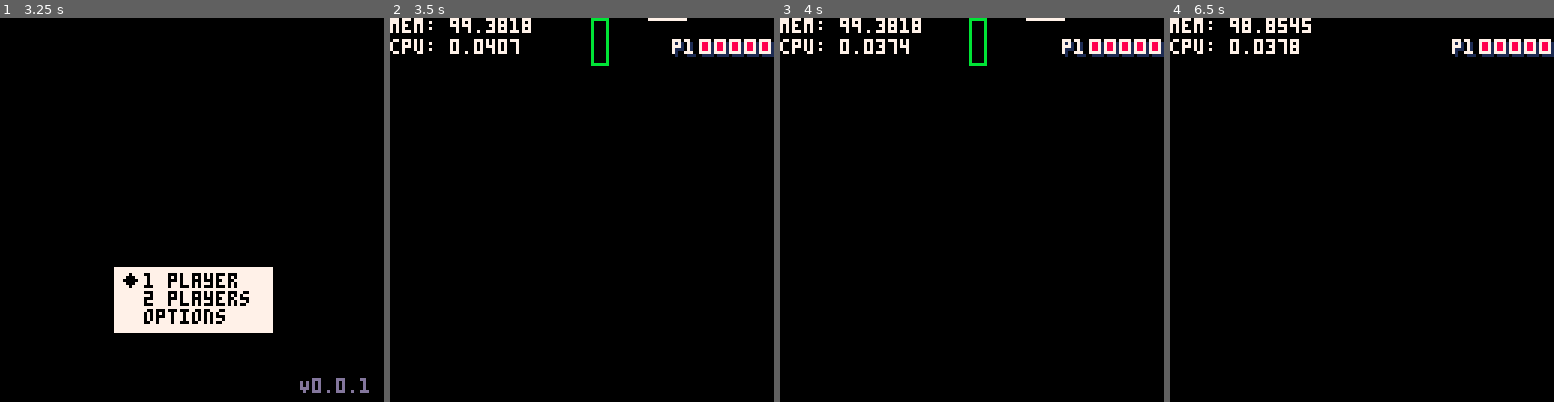
Above: before the commit, frames 1-4 (left to right).
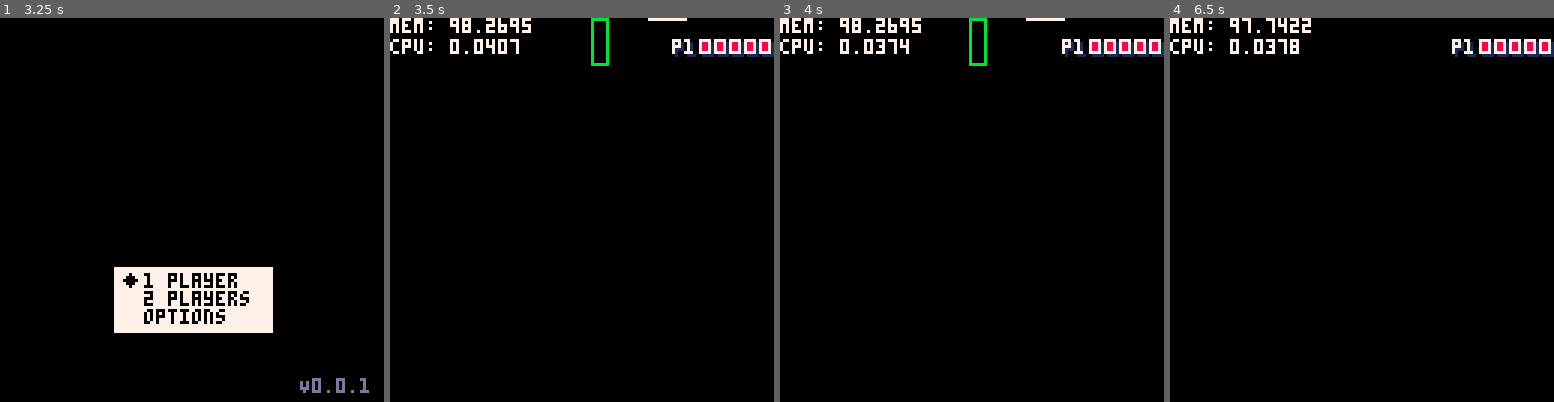
Above: after the commit, the same moments.

Repository: ridgekuhn/pico8-platformer-engine
Game: PICO-8 cartridge src/index.p8
The game is run twice, just before and just after one commit, with the same random seed, the same clock (stepped at 60 frames per second) and the same inputs.
Inputs:
- Up to frame 1 (3.25 s): tap X (X key) at 0.33, 1.07, 1.85, 2.97 s; tap O (Z key) at 0.7, 1.7, 2.1, 2.5, 2.9 s; hold Right 1.6-2.1 s; hold Up 2.15-2.42 s; hold Right 2.47-3.03 s; hold Left from 3.08 s (still down)
- Up to frame 2 (3.5 s): keep holding Left; tap O (Z key) at 3.3 s
- Up to frame 3 (4 s): release Left at 3.58 s; hold Down 3.63-3.97 s; tap O (Z key) at 3.7 s
- Up to frame 4 (6.5 s): hold Right 4.02-4.68 s; tap X (X key) at 4.08, 5.2, 6.32 s; tap O (Z key) every 0.4 s from 4.1 to 6.1 s; hold Up 4.73-5.03 s; hold Left 5.08-5.68 s; hold Down 5.73-6.03 s; hold Right from 6.08 s (still down)

Frame 1 is identical in both runs. In frame 2, 0.1% of the frame differs, in the area x 18-37%, y 0-4%; in frame 3, 0.1%; in frame 4, 0.2%.

Commit message:
Remove inline documentation

Diff:
--- a/src/controllers/actors.lua
+++ b/src/controllers/actors.lua
@@ -1,54 +1,5 @@
 ---actors class controller
 
----update actor state
---
---to use actors:set_state(),
---you will need to write
---your own update_state()
---method for your classes and
---pass it to _update()
---
---@usage
---  function _update()
---    some_class_object:update_state()
---  end
---
---function actors:update_state()
---  if(self.state == 'some_state') then
---    self:some_state()
---  elseif(self.state == 'some_other_state') then
---    self:some_other_state()
---  end
---end
-
----set actor state
---
---sets the actor's new state
---property and runs the
---some_class_object:update_state()
---method. call from within
---individual state methods
---and return out of the
---function.
---
---@usage
---  function some_class_object:some_state()
---    if(some_condition) then
---      self:set_state('some_other_state', true)
---      return
---    end
---
---    do_something_else()
---  end
---
---@param state string
---  representing actor state
---
---@param no_update boolean
---  seems counterintuitive,
---  but saves tokens this way.
---  pass 'true' to skip
---  updating actor state
 function actors:set_state(state, no_update)
   self.state = state
   self.sclock = 0
@@ -58,11 +9,6 @@
   end
 end
 
----update coroutines
---
---@param cors table
---  of coroutines to run
---  on this update loop
 function actors:update_cors(cors)
   for cor in all(cors) do
     if(costatus(cor) == 'suspended') then
@@ -73,44 +19,6 @@
   end
 end
 
----solid map tile collision
---
---checks the leading edge of
---actor's for collision with a
---"solid" map tile where
---sprite flag 0 is active
---
---ie, if player is "moving"
---to the right, then xdir=1
---and all the pixels along
---the right side of the actor
---will be checked from top
---to bottom. if player is
---"moving" down, all pixels
---along the bottom will be
---checked from left to right.
---
---the actor's xdir/ydir
---property can be bypassed
---by passing the dir argument,
---in case we need to check
---the opposite direction
---
---@param axis string required
---  the movement axis
---  to check against
---
---@param d num optional
---  how far ahead of the
---  actor to check
---
---@param dir num optional
---  1 or -1, representing the
---  actor's xdir or ydir
---
---@return num the draw
---  coordinate of the
---  map tile with sprite flag 0
 function actors:get_coll_solid(axis, d, ndir)
   local d = d or 0
   local ndir = ndir or self[axis..'dir']
@@ -140,23 +48,6 @@
   end
 end
 
----get altitude
---
---checks all pixels below
---the actor for the first
---"solid" map tile with
---sprite flag 0
---
---@usage
---  self.altitude = self:get_altitude()
---
---@return num the distance
---  between the actor
---  and the solid map tile
---
---@return num -1 if no solid
---  map tile is detected
---  in the possible draw area
 function actors:get_altitude()
   for i=1, 127, 8 do
     local c = self:get_coll_solid('y', i, 1)
@@ -169,47 +60,6 @@
   return -1
 end
 
----get move distance
---
---checks if the actor can move
---freely or will collide with
---a "solid" map tile with
---sprite flag 0 set.
---
---if collision is detected,
---the method will try moving
---1px backwards until
---movement is canceled.
---
---@usage
---  self.x += self:get_move('x')
---
---@usage
---  self.x += self:get_move('y', -8)
---
---@usage
---  self.x += self:get_move('x', nil, function(self, dx)
---    if(self.x += dx < 127) then
---      return true
---    end
---  end)
---
---@param axis string required
---  the movement axis
---  to check against
---
---@param d num optional
---  how far ahead of the
---  actor to check
---
---@param in_bounds optional
---  a callback method which
---  must return true
---  to allow movement
---
---@return num the distance
---  the actor is allowed
---  to move
 function actors:get_move(axis, d, in_bounds)
   local d = d or (self.speed * self[axis..'dir'])
 
@@ -230,26 +80,6 @@
   return 0
 end
 
----fall distance
---
---checks how far an actor
---can fall after adding gravity
---before colliding with a
---"solid" map tile with
---sprite flag 0
---
---@usage
---  self.ydir = 1
---  self.y += self:get_fall()
---
---@param m num passed to
---  get_gravity() for
---  modifying gravitational
---  acceleration
---
---@return the distance
---  the actor is allowed
---  to move downward
 function actors:get_fall(m)
   local dy = get_gravity(self.sclock, m)
 
@@ -260,35 +90,6 @@
   return dy
 end
 
----jump distance
---
---checks how far an actor
---can jump after adding
---gravitational deceleration.
---
---@usage
---  local dy = self:get_move('y', self:get_jump())
---
---  if(dy == 0) then
---    self:set_state('idle')
---    return
---  else
---    self.y += dy
---  end
---
---@param rise num how far the
---  actor can rise before
---  applying gravitational
---  deceleration
---
---@param m num passed to
---  get_gravity() for
---  modifying gravitational
---  deceleration
---
---@return the distance
---  the actor is allowed
---  to move upward
 function actors:get_jump(rise, m)
   local rise = rise or self.rise
   local decel = get_gravity(self.sclock, m)
--- a/src/controllers/global.lua
+++ b/src/controllers/global.lua
@@ -1,18 +1,15 @@
 ---global controller functions
 
----get map cel
 function get_cel(n)
 	return flr(n/8)
 end
 
----check if map tile is solid
 function is_solid(x, y)
 	local tile = mget(get_cel(x), get_cel(y))
 
 	return fget(tile,0)
 end
 
----gravitational acceleration
 function get_gravity(clock, m)
 	local m = m or 1
 
--- a/src/controllers/players.lua
+++ b/src/controllers/players.lua
@@ -1,6 +1,5 @@
 ---players class controllers
 
----get player input
 function p:get_input()
 	for i=0, 5 do
 		self['b' .. tostr(i)] = btn(i, self.index - 1)
--- a/src/models/actors.lua
+++ b/src/models/actors.lua
@@ -1,161 +1,32 @@
 ---actor base class
---the heart of the engine!
-
----actor table defaults
---
---though not necessarily
---required, the following
---properties are expected
---by their respective
---methods in the base engine
---or modules as noted
 actors = {
-	--****************
-	--class properties
-	--
-	--define these on children
-	--of the actors class
-	--when instantiating
-	--the child class table
-	--
-	--@see actors:new()
-	--****************
-	--some_property = some value,
-	--
-	------------
-	--coroutines
-	--
-	--optional. can be named
-	--anything and called by
-	--@see actors:update_cors()
-	----------------------
-	--updatecors = {},
-	--drawcors = (),
-	--
-	--*****************
-	--object properties
-	--
-	--define new properties
-	--as needed when you
-	--instantiate each object,
-	--either in the newclass:new()
-	--method, or when calling
-	--newclass:new() via add()
-	--*********
-	-------
-	--state
-	-------
-	--@see actors:set_state()
-	--@see actors:set_sprite()
 	state	=	'idle',
 	sclock = 0,
 
-	----------
-	--position
-	----------
 	x	=	0,
 	y	=	0,
 
-	----------
-	--movement
-	----------
-	--@see actors:get_dx()
-	--@see actors:get_dy()
-	--@see actors:set_sprite()
 	speed	=	1,
 	xdir = 1,
 	ydir = 1,
 
-	--@see actors:get_fall()
 	altitude = nil,
 
-	--@see actors:get_jump()
 	rise = 8,
 
-	-----------
-	--collision
-	--
-	--define manually as needed,
-	--or load with
-	--@see actors:get_frame()
-	--in /src/modules/actors/state-frames.lua
-	-----------
-	--@see actors:get_xmin()
-	--@see actors:get_xmax()
-	--@see actors:get_ymin()
-	--@see actors:get_ymax()
-	--@see actors:get_map_solid_coll()
-	hitbox = {
-		--w = 0,
-		--h = 0,
-		--ox = 0,
-		--oy = 0,
-	},
+	hitbox = {},
 
-	------
-	--draw
-	--
-	--define manually as needed,
-	--or load with
-	--@see actors:get_frame()
-	--in /src/modules/actors/state-frames.lua
-	--
-	--@see actors:draw_sprite()
-	------
-	sprite = 0,
-	--
-	--or--
-	--
-	--sprite = {
-	--	sx = 0,
-	--	sy = 0,
-	--	sw = 8,
-	--	sh = 8,
-	--	dw = 8, --optional
-	--	dh = 8, --optional
-	--	flip_x = false, --optional
-	--	flip_y = false --optional
-	--},
-
-	------------
-	--coroutines
-	--
-	--optional. can be named
-	--anything and called by
-	--@see actors:update_cors()
-	----------------------
-	--updatecors = {},
-	--drawcors = ()
+	sprite = 0
 }
 
----actors class constructor
---
---creates a new child class
---and sets metatables
---and indexes
---
---@usage
---	players = actors:new({
---		some_property = 'foo'
---	})
---
---@param o table optional
---	properties belonging
---	to the new child class
 function actors:new(o)
 	local actor = o or {}
-	--use the parent table
-	--for instantiated objects
 	setmetatable(actor, self)
-	--fallback to the parent
-	--table for undefined
-	--properties
 	self.__index = self
 
 	return actor
 end
 
---actor collision coordinates
 function actors:get_xmin()
 	return self.x + self.hitbox.ox
 end
--- a/src/models/players.lua
+++ b/src/models/players.lua
@@ -1,10 +1,6 @@
 ---players class model
 p = actors:new()
 
----players class constructor
---
---@param o table
---	the new player table
 function p:new(o)
 	local player = o or actors:new(o)
 	setmetatable(player, self)
--- a/src/modules/actors/collision-aabb-debug.lua
+++ b/src/modules/actors/collision-aabb-debug.lua
@@ -1,14 +1,9 @@
 ---debug functions for actors/collision-aabb
 
---*****
---views
---*****
----draw hitboxes
 function actors:draw_hitbox()
 	rect(self:get_xmin(), self:get_ymin(), self:get_xmax(), self:get_ymax(), 11)
 end
 
----draw hitbox collisions
 function actors:draw_coll_aabb(actor)
 	local hit, xmin, ymin, xmax, ymax = self:get_coll_aabb(actor)
 
--- a/src/modules/actors/collision-aabb.lua
+++ b/src/modules/actors/collision-aabb.lua
@@ -1,56 +1,9 @@
 ---axis-aligned collisions
---
---detect if actors
---have collided using
---axis-aligned bounding boxes
---
---requirements:
---
---extends:
---
---conflicts:
---	actors/collision-per-pixel
 
---***********
---controllers
---***********
----aabb sprite collision
---
---checks for collision with
---another actor object.
---
---@usage
---  function some_actor:check_hits()
---    for enemy in all(enemies) do
---      if(some_actor:coll_aabb(enemy)) then
---        do_something()
---      end
---    end
---  end
---
---@param actor table
---  to check for
---  collisions against
---
---@return boolean true if
---  collision detected
---
---@return num leftmost draw
---  coordinate of the collision
---
---@return num top draw
---	coordinate of the collision
---
---@return num rightmost draw
---	coordinate of the collision
---
---@return num bottom draw
---	coordinate of the collision
 function actors:get_coll_aabb(actor)
   local l = self
   local r = actor
 
-  --set leftmost actor
   if(l.x > r.x) l, r = r, l
 
   local l_xmin = l:get_xmin()
@@ -63,7 +16,6 @@
   local r_ymin = r:get_ymin()
   local r_ymax = r:get_ymax()
 
-  --check hitbox overlap
   if(l_xmin < r_xmax and
       l_xmax > r_xmin and
       l_ymin < r_ymax and
--- a/src/modules/actors/collision-per-px-debug.lua
+++ b/src/modules/actors/collision-per-px-debug.lua
@@ -1,33 +1,5 @@
 ---debug functions for actors/collision-per-px
 
---***********
---controllers
---***********
----per-pixel sprite collision
---
---overrides default method
---to draw overlapping sprites
---@see actors:draw_coll_px()
---
---the only difference is
---this returns a bitmask table
---instead of a boolean
---
---@param actor table
---  to check for
---  collisions against
---
---@return table bitmask for
---	sprite collisions
---	relative to
---	leftmost actor
---	as determined by
---	@see actors:get_coll_aabb()
---
---@return leftmost actor
---
---@return y-offset of collision
---	relative to leftmost actor
 function actors:get_coll_px(actor)
   local hit, xmin, ymin, xmax, ymax, l, r = self:get_coll_aabb(actor)
 
@@ -56,13 +28,6 @@
   end
 end
 
---*****
---views
---*****
----draw actor bitmask
---
---@param bitmask table
---	of bitmask data
 function actors:draw_bitmask(bitmask)
   local bitmask = bitmask or self.bitmask
 
@@ -79,14 +44,6 @@
   end
 end
 
----draw sprite collisions
---
---draws the overlapping pixels
---of actor and another actor
---
---@param actor table
---  to check for
---  collisions against
 function actors:draw_coll_px(actor)
 	local coll_bitmask, l_actor, ymin = self:get_coll_px(actor)
 
--- a/src/modules/actors/collision-per-px.lua
+++ b/src/modules/actors/collision-per-px.lua
@@ -1,45 +1,5 @@
 ---per-pixel collisions
---
---detect if actors have collided
---using a combination of
---axis-aligned bounding boxes
---and bitmasks
---
---requirements:
---	none
---
---extends:
---	none
---
---conflicts:
---	actors/state-frames
---		@see actors:get_frame()
---	actors/collision-aabb
---		@see actors:get_coll_aabb()
 
---******
---global
---******
----create bitmasks
---
---converts sprite/hitbox data to
---a bitmask for "pixel perfect"
---collision detection
---@see actors:set_bitmask()
---@see actors:get_coll_px()
---
---informed by:
---freds72 per-pixel api
---@see https://www.lexaloffle.com/bbs/?pid=70445#p
---
---@param sprite table
---	of sprite data
---
---@param hitbox table
---	of hitbox data
---
---@param tcol num transparent
---	color in spritesheet
 function make_bitmask(sprite, hitbox, tcol)
 	local tcol = tcol or 0
 
@@ -69,14 +29,6 @@
 	return bitmask, bitmask_flip_x
 end
 
---******
---models
---******
----set actor bitmasks
---
---iterates actor.states table
---and creates bitmasks
---for each state's frames
 function actors:set_bitmasks()
 	for k, state in pairs(self.states) do
 		state.frames.bitmasks = {}
@@ -88,38 +40,6 @@
 	end
 end
 
---***********
---controllers
---***********
----frame animation
---
---set the actor sprite and
---corresponding hitbox by
---loading data from
---the actor's .states table
---
---can be overridden to load
---any arbitrary table of
---sprite metadata against
---any arbitrary clock
---
---@usage
---  self.sprite, self.hitbox = self:set_sprite()
---
---@param sprites table optional
---  set of sprite data
---
---@param clock num optional
---  clock to animate against
---
---@return table
---  of sprite metadata
---
---@return table
---  of hitbox metadata
---
---@return table
---	of bitmask metadata
 function actors:get_frame(frames, clock)
   local frames = frames or self.states[self.state].frames
   local clock = clock or self.sclock
@@ -138,35 +58,24 @@
     return frames.sprites[1], frames.hitboxes[1], bitmask[1]
   end
 
-  --total duration of animation
   local d = frames.lpf * #frames.sprites
   local aclock = 0
   local f = 0
 
-  --reset dirty animation
   if(clock == 0 and frames.r) then
     frames.r = nil
   end
 
-  --animation is not reversible
   if(not frames.rev) then
     aclock = clock % d
     f = flr((aclock / d) * #frames.sprites) + 1
 
-  --animation is reversible
   elseif(frames.rev) then
-    --total frames of reversed
-    --animation, excluding
-    --the first and last
     local nframes = (#frames.sprites * 2) - 2
-    --total duration
-    --of animation
     local rd = frames.lpf * nframes
 
     aclock = clock % rd
 
-    --animation is
-    --playing forward
     if(not frames.r) then
       f = flr((aclock / d) * #frames.sprites) + 1
 
@@ -174,8 +83,6 @@
         frames.r = true
       end
 
-    --animation is
-    --playing backwards
     else
       f = abs(flr((aclock / rd) * nframes) - (#frames.sprites * 2) + 1)
 
@@ -188,50 +95,10 @@
   return frames.sprites[f], frames.hitboxes[f], bitmask[f]
 end
 
----aabb sprite collision
---
---checks for collision with
---another actor object.
---
---@usage
---  function some_actor:check_hits()
---    for enemy in all(enemies) do
---      if(some_actor:coll_aabb(enemy)) then
---        do_something()
---      end
---    end
---  end
---
---@param actor table
---  to check for
---  collisions against
---
---@return boolean true if
---  collision detected
---
---@return num leftmost draw
---  coordinate of the collision
---
---@return num leftmost draw
---  coordinate of the collision
---
---@return num top draw
---	coordinate of the collision
---
---@return num rightmost draw
---	coordinate of the collision
---
---@return num bottom draw
---	coordinate of the collision
---
---@return table leftmost actor
---
---@return table rightmost actor
 function actors:get_coll_aabb(actor)
   local l = self
   local r = actor
 
-  --set leftmost actor
   if(l.x > r.x) l, r = r, l
 
   local l_xmin = flr(l:get_xmin())
@@ -244,7 +111,6 @@
   local r_ymin = flr(r:get_ymin())
   local r_ymax = flr(r:get_ymax())
 
-  --check hitbox overlap
   if(l_xmin < r_xmax and
       l_xmax > r_xmin and
       l_ymin < r_ymax and
@@ -260,17 +126,6 @@
   end
 end
 
----per-pixel sprite collision
---
---check if actor sprite pixels
---overlap with another actor
---
---@param actor table
---  to check for
---  collisions against
---
---@return bool true
---	if collision detected
 function actors:get_coll_px(actor)
   local hit, xmin, ymin, xmax, ymax, l, r = self:get_coll_aabb(actor)
 
--- a/src/modules/actors/state-frames.lua
+++ b/src/modules/actors/state-frames.lua
@@ -1,92 +1,5 @@
 ---actor state frames
---
---provides a method to
---"animate" an actor's
---sprite, hitbox, and bitmask
---properties using the
---state and sclock properties
---
---requirements:
---	none
---
---extends:
---	none
---
---conflicts:
---	none
 
---******
---models
---******
----states table
---add this table template
---while/after instantiating
---a child class of actors,
---and before defining
---the child's :new() method.
---
---some_new_actors = actors:new({
---	some_property = some_value,
---
---	states = {
---		some_state =	{
---			frames = {
---				lpf = 1,
---				sprites = {
---					{
---						sx = 0,
---						sy = 0,
---						sw = 8,
---						sh = 8,
---						dw = 8, --optional
---						dh = 8, --optional
---						flip_x = false, --optional
---						flip_y = false, --optional
---					},
---					hitboxes = {
---						{
---							w = 8,
---							h = 8,
---							ox = 0,
---							oy = 0,
---						}
---					}
---				}
---			}
---		},
---		etc.
---	}
---})
-
---*****
---views
---*****
----frame animation
---
---set the actor sprite and
---corresponding hitbox by
---loading data from
---the actor's .states table
---
---can be overridden to load
---any arbitrary table of
---sprite metadata against
---any arbitrary clock
---
---@usage
---  self.sprite, self.hitbox = self:set_sprite()
---
---@param sprites table optional
---  set of sprite data
---
---@param clock num optional
---  clock to animate against
---
---@return table
---  of sprite metadata
---
---@return table
---  of hitbox metadata
 function actors:get_frame(frames, clock)
   local frames = frames or self.states[self.state].frames
   local clock = clock or self.sclock
@@ -97,35 +10,24 @@
     return frames.sprites[1], frames.hitboxes[1]
   end
 
-  --total duration of animation
   local d = frames.lpf * #frames.sprites
   local aclock = 0
   local f = 0
 
-  --reset dirty animation
   if(clock == 0 and frames.r) then
     frames.r = nil
   end
 
-  --animation is not reversible
   if(not frames.rev) then
     aclock = clock % d
     f = flr((aclock / d) * #frames.sprites) + 1
 
-  --animation is reversible
   elseif(frames.rev) then
-    --total frames of reversed
-    --animation, excluding
-    --the first and last
     local nframes = (#frames.sprites * 2) - 2
-    --total duration
-    --of animation
     local rd = frames.lpf * nframes
 
     aclock = clock % rd
 
-    --animation is
-    --playing forward
     if(not frames.r) then
       f = flr((aclock / d) * #frames.sprites) + 1
 
@@ -133,8 +35,6 @@
         frames.r = true
       end
 
-    --animation is
-    --playing backwards
     else
       f = abs(flr((aclock / rd) * nframes) - (#frames.sprites * 2) + 1)
 
--- a/src/modules/global/camera.lua
+++ b/src/modules/global/camera.lua
@@ -1,6 +1,5 @@
 ---camera functions
 
----initialize camera
 function camera_init()
   cam = {
     x = 0,
@@ -9,7 +8,6 @@
   }
 end
 
----follow player 1
 function camera_follow()
   local newx = mid(0, p[1].x - 56, 64)
   local dx = newx - cam.x
@@ -29,7 +27,6 @@
   camera(cam.x, cam.y)
 end
 
----shake camera
 function camera_shake()
   if(cam.shake > 0) then
     cam.x += cam.shake - (rnd(cam.shake * 2))
--- a/src/modules/global/print-helpers.lua
+++ b/src/modules/global/print-helpers.lua
@@ -1,6 +1,5 @@
 ---global view functions
 
----print centered
 function print_centered(str, camx, camy, col, shadow)
 	local camx = camx or 0
 	local camy = camy or 0
@@ -16,7 +15,6 @@
 	end
 end
 
----print with drop shadow
 function print_shadow(str, camx, camy, col, scol)
 	local camx = camx or 0
 	local camy = camy or 0
--- a/src/views/actors.lua
+++ b/src/views/actors.lua
@@ -1,6 +1,5 @@
 ---actors class views
 
----draw the actor to the screen
 function actors:draw_sprite()
 	if(type(self.sprite) == 'number') then
 		local flip_x = self.xdir == -1
